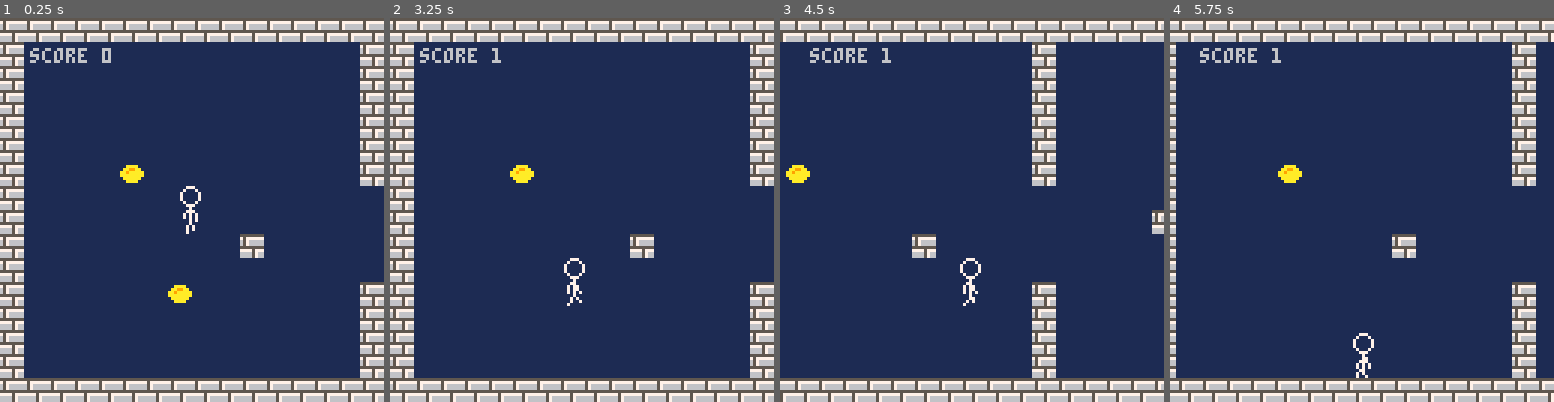
Above: before the commit, frames 1-4 (left to right).
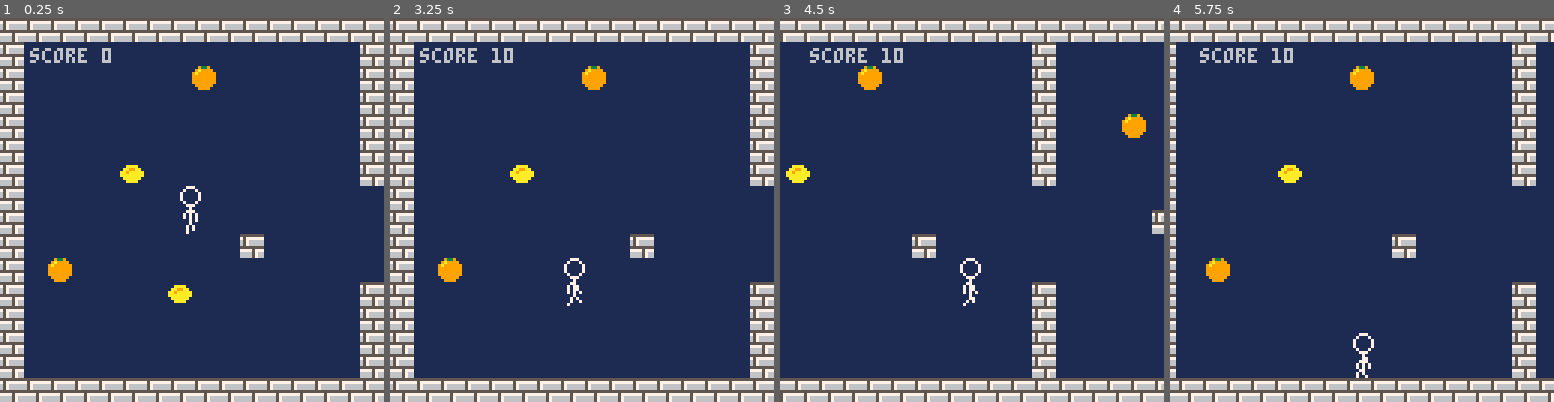
Above: after the commit, the same moments.

Repository: boblbobl/hellopico8
Game: PICO-8 cartridge hello.p8
The game is run twice, just before and just after one commit, with the same random seed, the same clock (stepped at 60 frames per second) and the same inputs.
Inputs:
- Up to frame 1 (0.25 s): no input
- Up to frame 2 (3.25 s): tap O (Z key) at 0.33, 0.7, 1.43, 2.22, 3.1 s; hold Left 1.97-2.37 s; hold Down 2.42-2.82 s; hold Right from 2.87 s (still down)
- Up to frame 3 (4.5 s): release Right at 3.53 s; hold Up 3.58-4.08 s; tap O (Z key) at 3.98 s; hold Right from 4.13 s (still down)
- Up to frame 4 (5.75 s): release Right at 4.53 s; hold Down 4.58-5.08 s; tap O (Z key) at 4.87 s; hold Left from 5.13 s (still down)

The runs differ from the first frame. In frame 1, 0.6% of the frame differs, in the area x 12-57%, y 12-69%; in frame 2, 0.7%, in the area x 12-57%, y 7-69%; in frame 3, 0.7%; in frame 4, 0.7%.

Commit message:
Add oranges and update scores

Diff:
--- a/game.lua
+++ b/game.lua
@@ -5,7 +5,7 @@
   map_w = 32
   map_h = 16
 
-  limes=get_pickups(map_w, map_h, 2)
+  pickups=get_pickups(map_w, map_h, 2)
 
   cx=0
   cy=0
@@ -81,10 +81,17 @@
     hero.x = hero.x + hero.dx
     hero.y = hero.y + hero.dy
 
-    for lime in all(limes) do
-      if aabb_collide(hero.x, hero.y, hero.w, hero.h, lime.x, lime.y, 8, 8) then
-        hero_score = hero_score + 1
-        del(limes, lime)
+    for p in all(pickups) do
+      if aabb_collide(hero.x, hero.y, hero.w, hero.h, p.x, p.y, 8, 8) then
+        local score = 0
+        if p.s == 24 then -- oranges
+          score=79
+        end
+        if p.s == 8 then -- limes
+          score=10
+        end
+        hero_score = hero_score + score
+        del(pickups, p)
       end
     end
 
@@ -105,8 +112,8 @@
   map(0, 0, 0, 0, map_w, map_h)
   camera(cx, cy)
   spr(hero.sprite,hero.x,hero.y,1,2,hero.flipped)
-  for lime in all(limes) do
-    spr(8, lime.x, lime.y)
+  for p in all(pickups) do
+    spr(p.s, p.x, p.y)
   end
 
   print("score " .. hero_score, 10+cx, 10+cy)
--- a/hello.p8
+++ b/hello.p8
@@ -18,30 +18,30 @@
 07000700070007007000007007000700070007007000007007000700070007000aaaaaa077775777000000000000000000000000000000000000000000000000
 007770000077700007000700007770000077700007000700007770000077700000aaaa0066665766000000000000000000000000000000000000000000000000
 00070000000700000077700000070000000700000077700000070000000700000000000066665766000000000000000000000000000000000000000000000000
-00777000007770000007000000777000007700000007000000077000007700000000000000000000000000000000000000000000000000000000000000000000
-07070700070707000077700007070700070770000077000000777000070770000000000000000000000000000000000000000000000000000000000000000000
-07070700070707000707070007070700070770000077700000770000070770000000000000000000000000000000000000000000000000000000000000000000
-00070700000707000707070000070700070707000707070000777000070707000000000000000000000000000000000000000000000000000000000000000000
-00070000000700000007070000077000000700000707070000070000000700000000000000000000000000000000000000000000000000000000000000000000
-00707000007070000007700000707000007070000007700000077000000770000000000000000000000000000000000000000000000000000000000000000000
-00707000007000000070700000707000007007000007070000077000007070000000000000000000000000000000000000000000000000000000000000000000
-00700000007000000070000000700000070000000070070000777000070000000000000000000000000000000000000000000000000000000000000000000000
+00777000007770000007000000777000007700000007000000077000007700000093390000000000000000000000000000000000000000000000000000000000
+070707000707070000777000070707000707700000770000007770000707700009a9999000000000000000000000000000000000000000000000000000000000
+07070700070707000707070007070700070770000077700000770000070770009a99999900000000000000000000000000000000000000000000000000000000
+00070700000707000707070000070700070707000707070000777000070707009999999900000000000000000000000000000000000000000000000000000000
+00070000000700000007070000077000000700000707070000070000000700009999999900000000000000000000000000000000000000000000000000000000
+00707000007070000007700000707000007070000007700000077000000770009999999900000000000000000000000000000000000000000000000000000000
+00707000007000000070700000707000007007000007070000077000007070000999999000000000000000000000000000000000000000000000000000000000
+00700000007000000070000000700000070000000070070000777000070000000099990000000000000000000000000000000000000000000000000000000000
 __gff__
-0000000000000000020100000000000000000000000000000000000000000000000000000000000000000000000000000000000000000000000000000000000000000000000000000000000000000000000000000000000000000000000000000000000000000000000000000000000000000000000000000000000000000000
+0000000000000000020100000000000000000000000000000200000000000000000000000000000000000000000000000000000000000000000000000000000000000000000000000000000000000000000000000000000000000000000000000000000000000000000000000000000000000000000000000000000000000000
 0000000000000000000000000000000000000000000000000000000000000000000000000000000000000000000000000000000000000000000000000000000000000000000000000000000000000000000000000000000000000000000000000000000000000000000000000000000000000000000000000000000000000000
 __map__
 0909090909090909090909090909090909090909090909090909090909090909000000000000000000000000000000000000000000000000000000000000000000000000000000000000000000000000000000000000000000000000000000000000000000000000000000000000000000000000000000000000000000000000
 0900000000000000000000000000000900000000000000000000000000000009000000000000000000000000000000000000000000000000000000000000000000000000000000000000000000000000000000000000000000000000000000000000000000000000000000000000000000000000000000000000000000000000
+0900000000000000180000000000000900000000000000000000000000000009000000000000000000000000000000000000000000000000000000000000000000000000000000000000000000000000000000000000000000000000000000000000000000000000000000000000000000000000000000000000000000000000
 0900000000000000000000000000000900000000000000000000000000000009000000000000000000000000000000000000000000000000000000000000000000000000000000000000000000000000000000000000000000000000000000000000000000000000000000000000000000000000000000000000000000000000
-0900000000000000000000000000000900000000000000000000000000000009000000000000000000000000000000000000000000000000000000000000000000000000000000000000000000000000000000000000000000000000000000000000000000000000000000000000000000000000000000000000000000000000
-0900000000000000000000000000000900000000000000000800000000000009000000000000000000000000000000000000000000000000000000000000000000000000000000000000000000000000000000000000000000000000000000000000000000000000000000000000000000000000000000000000000000000000
-0900000000000000000000000000000900000000000000000000000000000009000000000000000000000000000000000000000000000000000000000000000000000000000000000000000000000000000000000000000000000000000000000000000000000000000000000000000000000000000000000000000000000000
+0900000000000000000000000000000900000018000000000800000000000009000000000000000000000000000000000000000000000000000000000000000000000000000000000000000000000000000000000000000000000000000000000000000000000000000000000000000000000000000000000000000000000000
+0900000000000000000000000000000900000000000000000000000000180009000000000000000000000000000000000000000000000000000000000000000000000000000000000000000000000000000000000000000000000000000000000000000000000000000000000000000000000000000000000000000000000000
 0900000000080000000000000000000900000000000000000000000000000009000000000000000000000000000000000000000000000000000000000000000000000000000000000000000000000000000000000000000000000000000000000000000000000000000000000000000000000000000000000000000000000000
 0900000000000000000000000000000000000000000000000000000000000009000000000000000000000000000000000000000000000000000000000000000000000000000000000000000000000000000000000000000000000000000000000000000000000000000000000000000000000000000000000000000000000000
 0900000000000000000000000000000000000000090000000000000000000009000000000000000000000000000000000000000000000000000000000000000000000000000000000000000000000000000000000000000000000000000000000000000000000000000000000000000000000000000000000000000000000000
 0900000000000000000009000000000000000000000000000000000000000009000000000000000000000000000000000000000000000000000000000000000000000000000000000000000000000000000000000000000000000000000000000000000000000000000000000000000000000000000000000000000000000000
-0900000000000000000000000000000000000000000000000000000000000009000000000000000000000000000000000000000000000000000000000000000000000000000000000000000000000000000000000000000000000000000000000000000000000000000000000000000000000000000000000000000000000000
-0900000000000008000000000000000900000000000000000000000000000009000000000000000000000000000000000000000000000000000000000000000000000000000000000000000000000000000000000000000000000000000000000000000000000000000000000000000000000000000000000000000000000000
+0900180000000000000000000000000000000000000000000000000000000009000000000000000000000000000000000000000000000000000000000000000000000000000000000000000000000000000000000000000000000000000000000000000000000000000000000000000000000000000000000000000000000000
+0900000000000008000000000000000900000000000000000000180000000009000000000000000000000000000000000000000000000000000000000000000000000000000000000000000000000000000000000000000000000000000000000000000000000000000000000000000000000000000000000000000000000000
 0900000000000000000000000000000900000000000000000000000000000009000000000000000000000000000000000000000000000000000000000000000000000000000000000000000000000000000000000000000000000000000000000000000000000000000000000000000000000000000000000000000000000000
 090a000000000000000000000000000900000000000000000000000000000009000000000000000000000000000000000000000000000000000000000000000000000000000000000000000000000000000000000000000000000000000000000000000000000000000000000000000000000000000000000000000000000000
 0900000000000000000000000000000919000000000000000000000000000009000000000000000000000000000000000000000000000000000000000000000000000000000000000000000000000000000000000000000000000000000000000000000000000000000000000000000000000000000000000000000000000000
--- a/utils.lua
+++ b/utils.lua
@@ -37,8 +37,9 @@
 
   for i = 0, map_w-1 do
     for j = 0, map_h-1 do
-      if fget(mget(i,j)) == flag then
-        add(pickups, {x = i*8, y = j*8})
+      local tile = mget(i,j)
+      if fget(tile) == flag then
+        add(pickups, {x=i*8, y=j*8, s=tile})
         mset(i,j,0)
       end
     end
